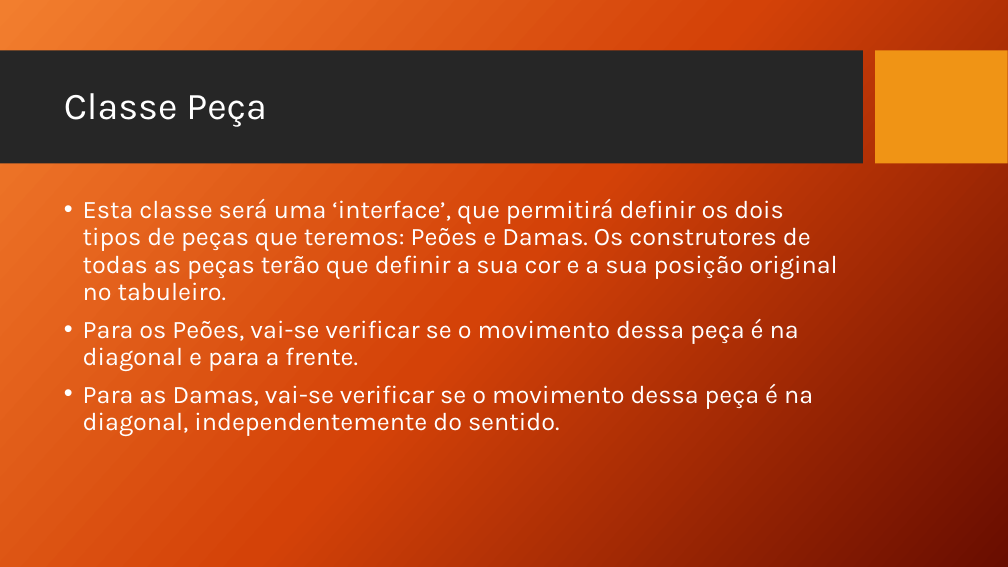
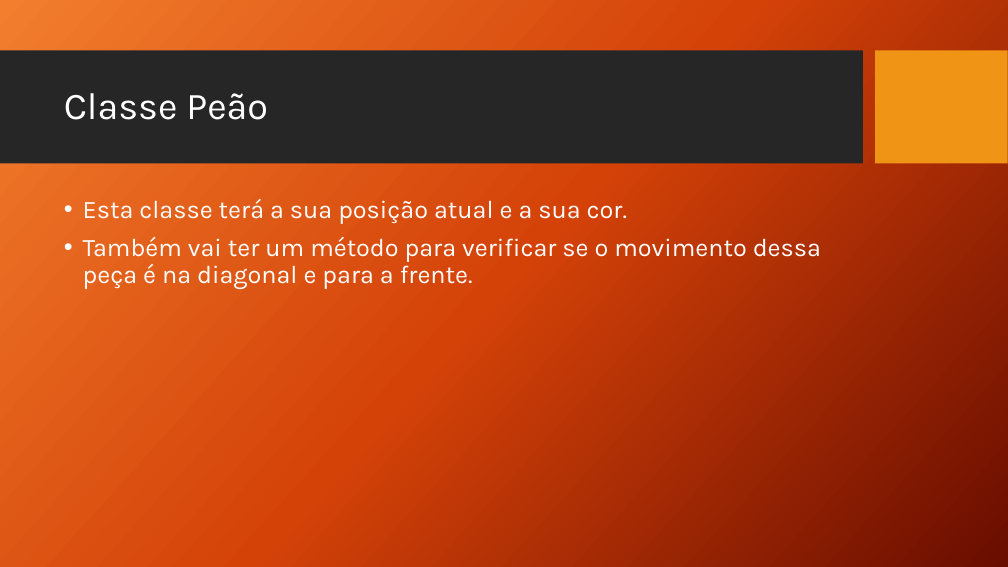
Before and after one commit to wolfmanPires/LDP, a slide deck: slide 8 of Damas.pptx (slide 6 before the commit). Drawn at 1008x567 pixels with LibreOffice and Linux fonts; fonts in the diff are those of the drawing; background and template pictures are left out. Boxes give left, top, right and bottom in pixels: in the first picture for what was removed or moved away, otherwise in the second. Text is boxed around its words. In the diff, an @@ line names an element or a change of style, - is before the commit and + after.

```diff
--- a/Damas.pptx
+++ b/Damas.pptx
@@ title at box(64, 93, 268, 120): text changed @@
-Classe Peça
+Classe Peão
@@ text at box(83, 199, 821, 289): text changed @@
-• Esta classe será uma ‘interface’, que permitirá definir os dois tipos de peças que teremos: Peões e Damas. Os construtores de todas as peças terão que definir a sua cor e a sua posição original no tabuleiro.
-• Para os Peões, vai-se verificar se o movimento dessa peça é na diagonal e para a frente.
-• Para as Damas, vai-se verificar se o movimento dessa peça é na diagonal, independentemente do sentido.
+• Esta classe terá a sua posição atual e a sua cor.
+• Também vai ter um método para verificar se o movimento dessa peça é na diagonal e para a frente.
```
Also in this commit, not shown: 3 other slides changed, 3 slides added.
